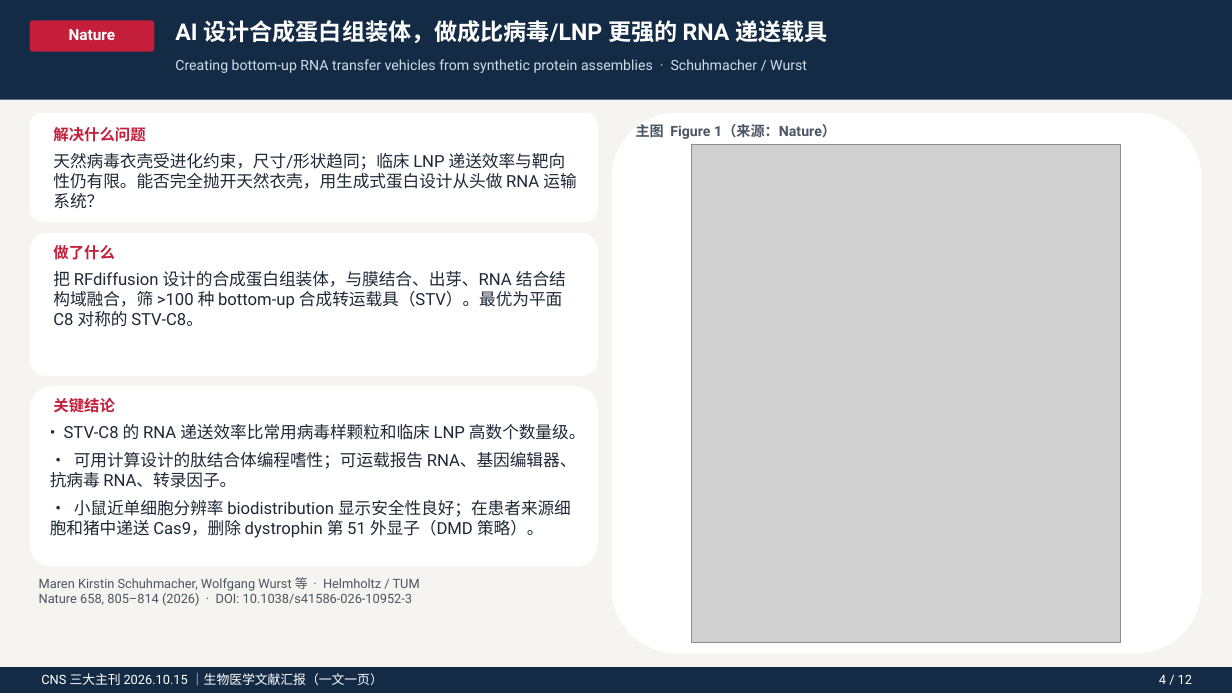
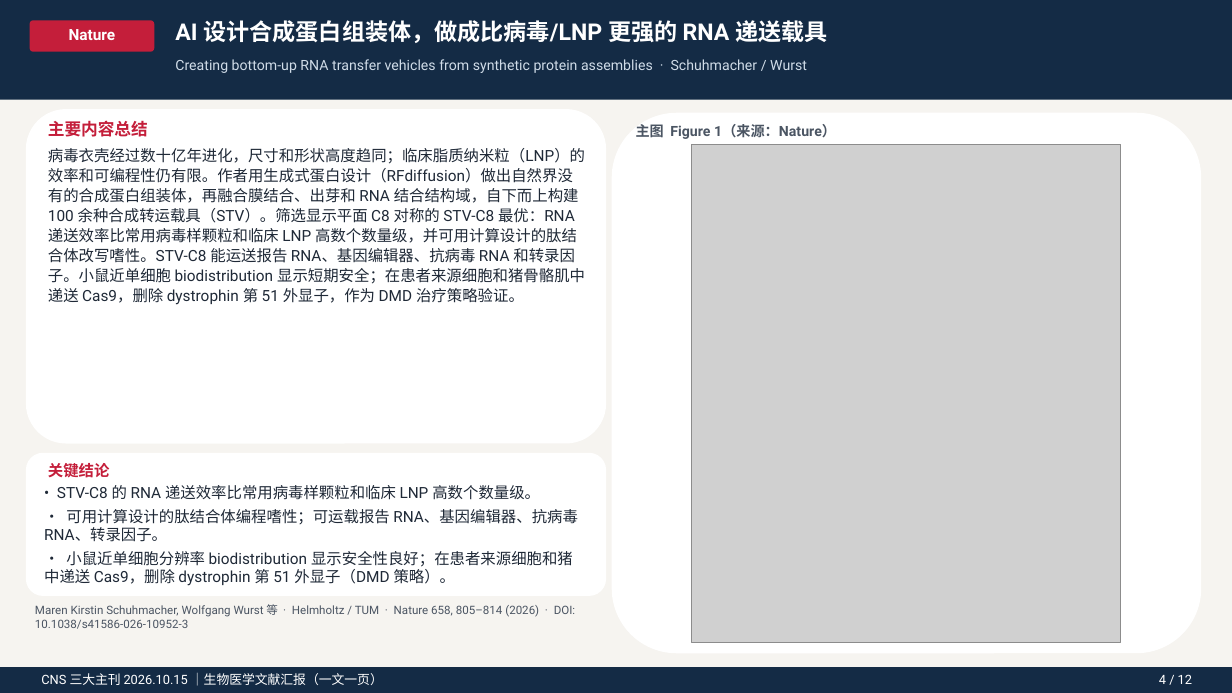
Before and after one commit to zh798858037-sys/AI, a slide deck: slide 6 of CNS_20261015_生物医学文献汇报.pptx. Drawn at 1232x693 pixels with LibreOffice and Linux fonts; fonts in the diff are those of the drawing; grey boxes stand for pictures. Boxes give left, top, right and bottom in pixels: in the first picture for what was removed or moved away, otherwise in the second. Text is boxed around its words. In the diff, an @@ line names an element or a change of style, - is before the commit and + after.

```diff
--- a/CNS_20261015_生物医学文献汇报.pptx
+++ b/CNS_20261015_生物医学文献汇报.pptx
@@ rounded rectangle: place and size @@
-rounded rectangle at bbox=[30, 233, 598, 376]
+rounded rectangle at bbox=[26, 109, 606, 444]
@@ rounded rectangle removed at bbox=[30, 113, 598, 222] @@
@@ text added at bbox=[48, 120, 148, 137], 13 pt, text #C41E3A, bold @@
+主要内容总结
@@ text added at bbox=[48, 148, 585, 305], 12 pt, text #1F2937 @@
+病毒衣壳经过数十亿年进化，尺寸和形状高度趋同；临床脂质纳米粒（LNP）的效率和可编程性仍有限。作者用生成式蛋白设计（RFdiffusion）做出自然界没有的合成蛋白组装体，再融合膜结合、出芽和 RNA 结合结构域，自下而上构建 100 余种合成转运载具（STV）。筛选显示平面 C8 对称的 STV-C8 最优：RNA 递送效率比常用病毒样颗粒和临床 LNP 高数个数量级，并可用计算设计的肽结合体改写嗜性。STV-C8 能运送报告 RNA、基因编辑器、抗病毒 RNA 和转录因子。小鼠近单细胞 biodistribution 显示短期安全；在患者来源细胞和猪骨骼肌中递送 Cas9，删除 dystrophin 第 51 外显子，作为 DMD 治疗策略验证。
@@ text removed at bbox=[53, 127, 145, 142] @@
-解决什么问题
@@ text removed at bbox=[53, 153, 576, 208] @@
-天然病毒衣壳受进化约束，尺寸/形状趋同；临床 LNP 递送效率与靶向性仍有限。能否完全抛开天然衣壳，用生成式蛋白设计从头做 RNA 运输系统？
@@ text removed at bbox=[53, 245, 115, 260] @@
-做了什么
@@ text removed at bbox=[53, 271, 566, 327] @@
-把 RFdiffusion 设计的合成蛋白组装体，与膜结合、出芽、RNA 结合结构域融合，筛 >100 种 bottom-up 合成转运载具（STV）。最优为平面 C8 对称的 STV-C8。
@@ rounded rectangle: place and size @@
-rounded rectangle at bbox=[30, 386, 598, 567]
+rounded rectangle at bbox=[26, 453, 606, 596]
@@ text "• STV-C8 的 RNA 递送效率比常用病毒样颗粒和临床 ...": place and size @@
-text "• STV-C8 的 RNA 递送效率比常用病毒样颗粒和临床 ..." at bbox=[50, 424, 585, 538]
+text "• STV-C8 的 RNA 递送效率比常用病毒样颗粒和临床 ..." at bbox=[44, 485, 578, 586]
@@ text "• STV-C8 的 RNA 递送效率比常用病毒样颗粒和临床 ..." at bbox=[44, 485, 578, 586]: size 13 to 12 pt; less space between paragraphs @@
@@ text "关键结论": place and size @@
-text "关键结论" at bbox=[53, 398, 115, 413]
+text "关键结论" at bbox=[48, 463, 110, 478]
@@ text at bbox=[35, 604, 575, 629]: text changed; size 10 to 9 pt @@
-Maren Kirstin Schuhmacher, Wolfgang Wurst 等 · Helmholtz / TUM
-Nature 658, 805–814 (2026) · DOI: 10.1038/s41586-026-10952-3
+Maren Kirstin Schuhmacher, Wolfgang Wurst 等 · Helmholtz / TUM · Nature 658, 805–814 (2026) · DOI: 10.1038/s41586-026-10952-3
```
Also in this commit, not shown: 12 other slides changed, 2 other files.
